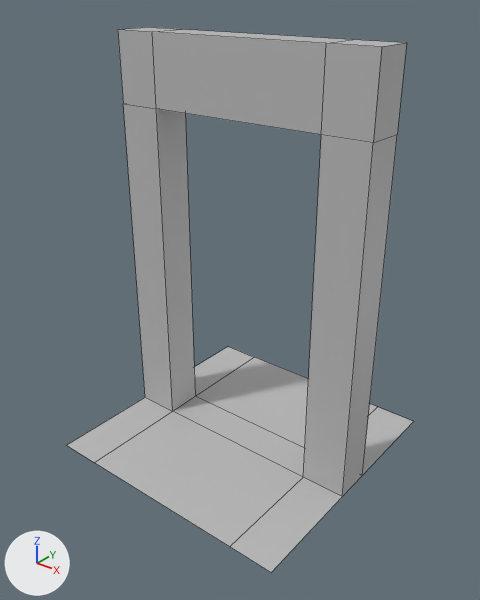
An edit to the FBX model GGJ2019/Assets/Game/Content/Models/WallDoor.fbx, drawn before and after from the same camera.
Rendered twice from a 50 mm lens placed at (2.71, -3.45, 3.32), pointed at (0.05, -0.12, 1.25). The lights are fixed; the arrows at lower left show +X, +Y and +Z. Mesh edges are drawn as thin lines. Where no turn or scale is listed for an object, it has been applied to the vertices.

Objects in the first picture: 'WallDoor'.
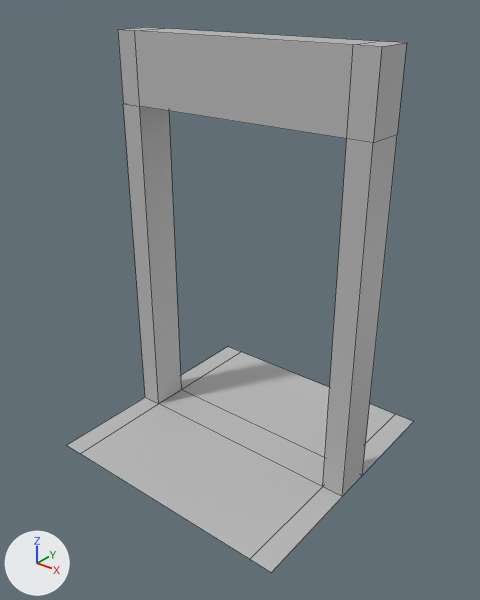
Commit message: New door :)

Boxes (x1, y1, x2, y2) around the edits, measured in the pictures (480 x 600 px; the box of a moved part takes in the faces that stretch with it):
part 1 of me_mesh, moved or reshaped
    both: (77, 27, 400, 562)

The change, as a diff of the scene's bpy script:
```diff
--- a/GGJ2019/Assets/Game/Content/Models/WallDoor.fbx.py
+++ b/GGJ2019/Assets/Game/Content/Models/WallDoor.fbx.py
@@ me_mesh @@
 me_mesh.from_pydata(...)  # 32 vertices, 27 faces; spans x -1.0..1.0, y -1.0..1.0, z 0.0..3.0
 # used by ob_walldoor; location = (0.0, 0.0, 0.0)
+# me_mesh part 1: all 16 vertices in x -0.67..0.67, y -1.0..1.0, z 0.0..3.0 are scaled about their middle by (1.25, 1, 1)
 me_mesh.materials.append(mat_lambert1)
```
